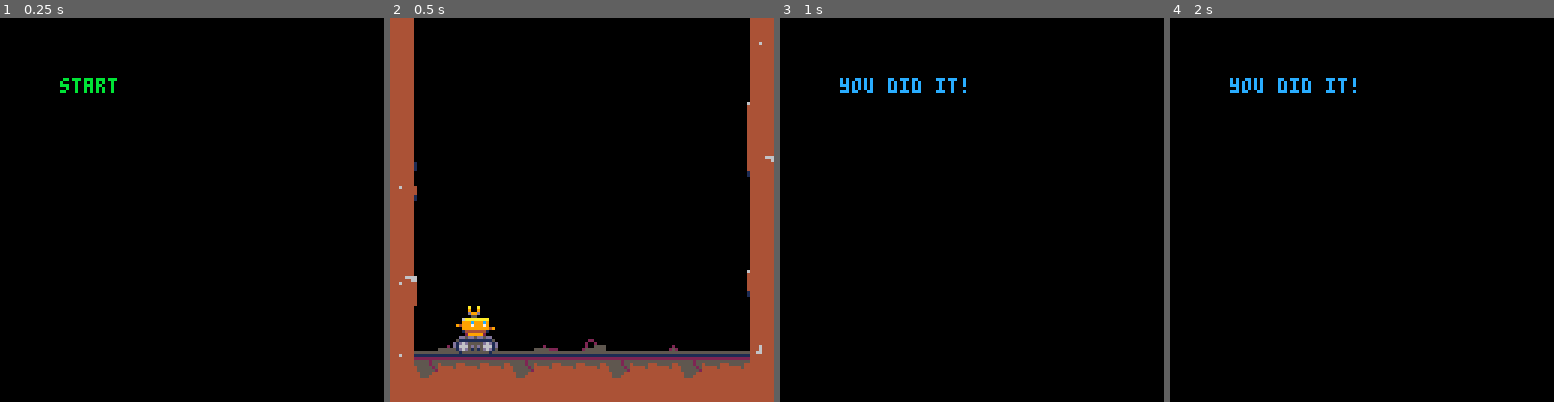
Above: before the commit, frames 1-4 (left to right).
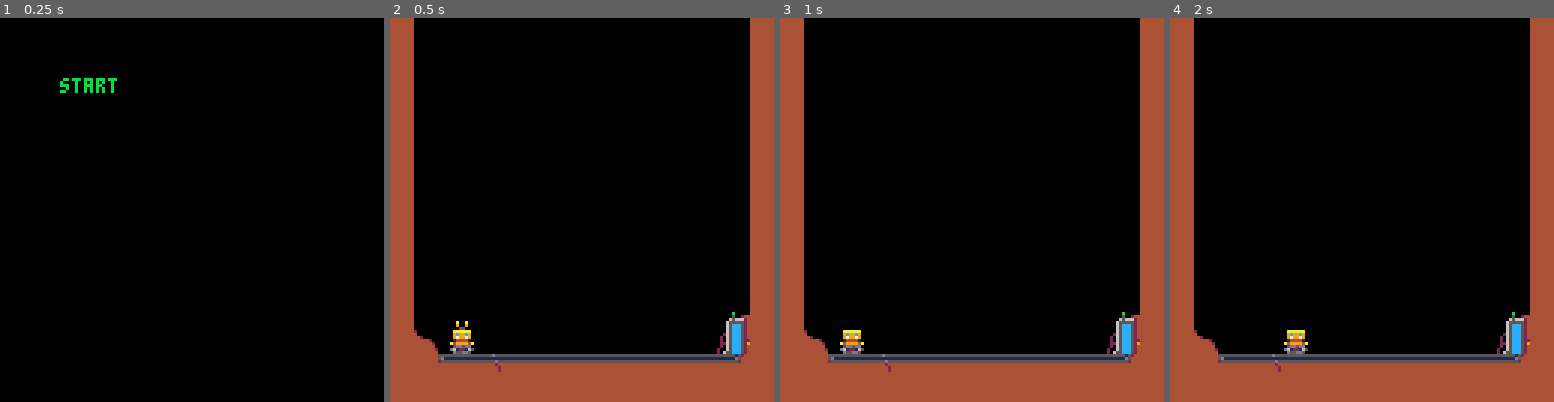
Above: after the commit, the same moments.

Repository: headjump/ld39
Game: PICO-8 cartridge crane.p8
Same seed, same stepped clock (60 frames per second), same inputs: the game is played once before the commit and once after it.
Inputs:
- Up to frame 1 (0.25 s): no input
- Up to frame 2 (0.5 s): tap X (X key) at 0.33 s
- Up to frame 3 (1 s): tap O (Z key) at 0.7 s
- Up to frame 4 (2 s): tap X (X key) at 1.07, 1.85 s; hold Right from 1.6 s (still down); tap O (Z key) at 1.7 s

Frame 1 is identical in both runs. In frame 2, 5.5% of the frame differs, in the area x 2-100%, y 6-94%; in frame 3, 25%, in the area x 0-100%, y 0-100%; in frame 4, 25%.

Commit message:
Add energy-bar, downsize crane, fix entity-creation after scene switch

Diff:
--- a/crane.p8
+++ b/crane.p8
@@ -34,28 +34,33 @@
  }
 end
 function sc_game(level,easy)
- crane={x=20,y=96,layer=3,
-  spd=0,dir=1,
+ local crane={x=20,y=104,layer=3,
+  spd=0,dir=1,shooting=false,
   ani_cnt=0,
   driving=false,
   upd=function(e)
+   if((not e.shooting) and (btnp(4) or btnp(5)))then
+    --shoot
+    e.shooting=true
+   end
    if(btnp(0))then e.dir = -1 end
    if(btnp(1))then e.dir = 1 end
-   e.driving=btn(0) or btn(1)
+   e.driving=(not e.shooting) and (btn(0) or btn(1))
    if(btn(0))then e.spd-=timed(.3)
    elseif(btn(1))then e.spd+=timed(.3)
    else e.spd*=timed_fac(.85) end
    e.spd=in_range(e.spd,-2,2)
    e.x+=e.spd
-   e.x,hit_wall=in_range(e.x,7,127-22)
+   local hit_wall
+   e.x,hit_wall=in_range(e.x,15,127-22)
    if(hit_wall)then e.spd=0 end
-   e.ani_cnt+=1
+   e.ani_cnt+=timed(1)
    if(e.ani_cnt>=90)then e.ani_cnt=1 end
    --parts
    if(e.driving and rnd(1)<=cond(hit_wall,.5,.2))then
     ngn_part(
-     e.x+7,e.y+16,-- x,y
-     -(cond(hit_wall,3,1)+rnd(10)/10)*e.dir,-rnd(2)-cond(hit_wall,1.5,0),-- sx,sy
+     e.x+3,e.y+9,-- x,y
+     -(cond(hit_wall,2,.5)+rnd(10)/10)*e.dir,-rnd(2)-cond(hit_wall,1,0),-- sx,sy
      1.2,14,-- grav,lifetime
      {2,1,1},-- sizes
      {5,1},-- cols
@@ -63,23 +68,50 @@
    end
   end,
   drw=function(e)
-   -- draw bottom
-   spr(cond(e.driving and (flr(e.ani_cnt/5)%2==0), 17, 19),e.x,e.y+8,2,1,e.dir==1)
-   -- draw top
-   spr(cond(flr(e.ani_cnt/20)%2==0, 1, 3),e.x,e.y,2,1,e.dir==1)
+   spr(cond(e.driving and (flr(e.ani_cnt/5)%2==0), 5, 6),e.x,e.y,1,1,e.dir==1)
+   if(e.shooting) then
+   else
+    spr(23,e.x,e.y-8,1,1,e.dir==1)
+   end
   end
  }
- drawmap={
+ local drawmap={
   layer=3,
   drw=function(e) map(0,0,0,0,16,16) end
  }
- ent={drawmap,crane}
+ local energy={
+  layer=3,
+  amount=100.0,
+  ani_cnt=0,
+  upd=function(e)
+   e.amount-=timed(.1)
+   e.amount=in_range(e.amount,0,100.0)
+   e.ani_cnt+=timed(1)
+   if(e.ani_cnt>30) then e.ani_cnt=0 end
+  end,
+  drw=function(e)
+    local bar={14*8+2,12*8+6,3,9}
+    local light={bar[1],bar[2]-4}
+    local nearly_empty=e.amount<=10
+    -- blinking light
+    if(nearly_empty)then
+      rect(light[1],light[2],light[1],light[2],cond(flr(e.ani_cnt/15)%2==0,8,2))
+    else
+      rect(light[1],light[2],light[1],light[2],11)
+    end
+    -- energy bar
+    if(e.amount>0) then rectfill(bar[1],bar[2]+bar[4],bar[1]+bar[3]-1,bar[2]+bar[4]-bar[4]*e.amount/100.0,cond(nearly_empty,8,12)) end
+  end
+ }
+
  return {
-  crane=crane,
+  init=function()
+   ngn_add(drawmap) ngn_add(energy) ngn_add(crane)
+   st.crane=crane
+   st.energy=energy
+  end,
   grav={x=0,y=.12},
-  ent=ent,
   upd=function()
-   if(btnp(4) or btnp(5)) then ngn_scene(sc_finished()) end
   end,
  }
 end
@@ -292,15 +324,17 @@
  return x>=e.x+h[1] and y>=e.y+h[2] and x<=e.x+h[3] and y<=e.y+h[4]
 end
 
+__ngn_scene_switched=false --used to prevent running entity updates for old scene
+
 -- scene hooks
 -- -----------
 -- timescale => 1 = 30fps
--- init() => after new menu has been set (e.g. to add menuitems)
+-- init() => after new menu has been set
 -- out()  => on change to other scene
 -- drw()  => before ent{}.drw
 -- upd()  => before ent{}.upd
 function ngn_scene(new_scene)
- for i=1,5 do menuitem(i) end
+ __ngn_scene_switched = true
  if st then
   if(st.out) st.out()
   local cloned={}
@@ -368,11 +402,12 @@
   add(cloned, e)
  end
  for e in all(cloned) do
-  if(e.upd and not e.__rem) e.upd(e,e.stp)
+  if(e.upd and not e.__rem and not __ngn_scene_switched) e.upd(e,e.stp)
  end
  for e in all(cloned) do
-  if(e.late_upd and not e.__rem) e.late_upd(e,e.stp)
- end
+  if(e.late_upd and not e.__rem and not __ngn_scene_switched) e.late_upd(e,e.stp)
+ end
+ __ngn_scene_switched = false
 end
 
 function ngn_drw()
@@ -512,170 +547,169 @@
 
 
 
-
 __gff__
 0000000000000000000000000000000000000000000000000000000000000000000000000000000000000000000000000000000000000000000000000000000000000000000000000000000000000000000000000000000000000000000000000000000000000000000000000000000000000000000000000000000000000000
 0000000000000000000000000000000000000000000000000000000000000000000000000000000000000000000000000000000000000000000000000000000000000000000000000000000000000000000000000000000000000000000000000000000000000000000000000000000000000000000000000000000000000000
 __map__
-2900000000000000000000000000002900000000000000000000000000000000000000000000000000000000000000000000000000000000000000000000000000000000000000000000000000000000000000000000000000000000000000000000000000000000000000000000000000000000000000000000000000000000
-2900000000000000000000000000000900000000000000000000000000000000000000000000000000000000000000000000000000000000000000000000000000000000000000000000000000000000000000000000000000000000000000000000000000000000000000000000000000000000000000000000000000000000
-2900000000000000000000000000002900000000000000000000000000000000000000000000000000000000000000000000000000000000000000000000000000000000000000000000000000000000000000000000000000000000000000000000000000000000000000000000000000000000000000000000000000000000
-29000000000000000000000000001b2900000000000000000000000000000000000000000000000000000000000000000000000000000000000000000000000000000000000000000000000000000000000000000000000000000000000000000000000000000000000000000000000000000000000000000000000000000000
-29000000000000000000000000002b2900000000000000000000000000000000000000000000000000000000000000000000000000000000000000000000000000000000000000000000000000000000000000000000000000000000000000000000000000000000000000000000000000000000000000000000000000000000
-29000000000000000000000000002b1900000000000000000000000000000000000000000000000000000000000000000000000000000000000000000000000000000000000000000000000000000000000000000000000000000000000000000000000000000000000000000000000000000000000000000000000000000000
-293a0000000000000000000000000b2900000000000000000000000000000000000000000000000000000000000000000000000000000000000000000000000000000000000000000000000000000000000000000000000000000000000000000000000000000000000000000000000000000000000000000000000000000000
-090a000000000000000000000000002900000000000000000000000000000000000000000000000000000000000000000000000000000000000000000000000000000000000000000000000000000000000000000000000000000000000000000000000000000000000000000000000000000000000000000000000000000000
-2900000000000000000000000000002900000000000000000000000000000000000000000000000000000000000000000000000000000000000000000000000000000000000000000000000000000000000000000000000000000000000000000000000000000000000000000000000000000000000000000000000000000000
-2900000000000000000000000000002900000000000000000000000000000000000000000000000000000000000000000000000000000000000000000000000000000000000000000000000000000000000000000000000000000000000000000000000000000000000000000000000000000000000000000000000000000000
-191a0000000000000000000000001b2900000000000000000000000000000000000000000000000000000000000000000000000000000000000000000000000000000000000000000000000000000000000000000000000000000000000000000000000000000000000000000000000000000000000000000000000000000000
-092a0000000000000000000000000b2900000000000000000000000000000000000000000000000000000000000000000000000000000000000000000000000000000000000000000000000000000000000000000000000000000000000000000000000000000000000000000000000000000000000000000000000000000000
-2900000000000000000000000000002900000000000000000000000000000000000000000000000000000000000000000000000000000000000000000000000000000000000000000000000000000000000000000000000000000000000000000000000000000000000000000000000000000000000000000000000000000000
-2926232626262326242626252626263900000000000000000000000000000000000000000000000000000000000000000000000000000000000000000000000000000000000000000000000000000000000000000000000000000000000000000000000000000000000000000000000000000000000000000000000000000000
-0921222222212222222122222122222900000000000000000000000000000000000000000000000000000000000000000000000000000000000000000000000000000000000000000000000000000000000000000000000000000000000000000000000000000000000000000000000000000000000000000000000000000000
-2931313131313131313131313131313100000000000000000000000000000000000000000000000000000000000000000000000000000000000000000000000000000000000000000000000000000000000000000000000000000000000000000000000000000000000000000000000000000000000000000000000000000000
-0000000000000000000000000000000000000000000000000000000000000000000000000000000000000000000000000000000000000000000000000000000000000000000000000000000000000000000000000000000000000000000000000000000000000000000000000000000000000000000000000000000000000000
-0000000000000000000000000000000000000000000000000000000000000000000000000000000000000000000000000000000000000000000000000000000000000000000000000000000000000000000000000000000000000000000000000000000000000000000000000000000000000000000000000000000000000000
-0000000000000000000000000000000000000000000000000000000000000000000000000000000000000000000000000000000000000000000000000000000000000000000000000000000000000000000000000000000000000000000000000000000000000000000000000000000000000000000000000000000000000000
-0000000000000000000000000000000000000000000000000000000000000000000000000000000000000000000000000000000000000000000000000000000000000000000000000000000000000000000000000000000000000000000000000000000000000000000000000000000000000000000000000000000000000000
-0000000000000000000000000000000000000000000000000000000000000000000000000000000000000000000000000000000000000000000000000000000000000000000000000000000000000000000000000000000000000000000000000000000000000000000000000000000000000000000000000000000000000000
-0000000000000000000000000000000000000000000000000000000000000000000000000000000000000000000000000000000000000000000000000000000000000000000000000000000000000000000000000000000000000000000000000000000000000000000000000000000000000000000000000000000000000000
-0000000000000000000000000000000000000000000000000000000000000000000000000000000000000000000000000000000000000000000000000000000000000000000000000000000000000000000000000000000000000000000000000000000000000000000000000000000000000000000000000000000000000000
-0000000000000000000000000000000000000000000000000000000000000000000000000000000000000000000000000000000000000000000000000000000000000000000000000000000000000000000000000000000000000000000000000000000000000000000000000000000000000000000000000000000000000000
-0000000000000000000000000000000000000000000000000000000000000000000000000000000000000000000000000000000000000000000000000000000000000000000000000000000000000000000000000000000000000000000000000000000000000000000000000000000000000000000000000000000000000000
-0000000000000000000000000000000000000000000000000000000000000000000000000000000000000000000000000000000000000000000000000000000000000000000000000000000000000000000000000000000000000000000000000000000000000000000000000000000000000000000000000000000000000000
-0000000000000000000000000000000000000000000000000000000000000000000000000000000000000000000000000000000000000000000000000000000000000000000000000000000000000000000000000000000000000000000000000000000000000000000000000000000000000000000000000000000000000000
-0000000000000000000000000000000000000000000000000000000000000000000000000000000000000000000000000000000000000000000000000000000000000000000000000000000000000000000000000000000000000000000000000000000000000000000000000000000000000000000000000000000000000000
-0000000000000000000000000000000000000000000000000000000000000000000000000000000000000000000000000000000000000000000000000000000000000000000000000000000000000000000000000000000000000000000000000000000000000000000000000000000000000000000000000000000000000000
-0000000000000000000000000000000000000000000000000000000000000000000000000000000000000000000000000000000000000000000000000000000000000000000000000000000000000000000000000000000000000000000000000000000000000000000000000000000000000000000000000000000000000000
-0000000000000000000000000000000000000000000000000000000000000000000000000000000000000000000000000000000000000000000000000000000000000000000000000000000000000000000000000000000000000000000000000000000000000000000000000000000000000000000000000000000000000000
-0000000000000000000000000000000000000000000000000000000000000000000000000000000000000000000000000000000000000000000000000000000000000000000000000000000000000000000000000000000000000000000000000000000000000000000000000000000000000000000000000000000000000000
-…(130 lines of a section not shown)…
+2100000000000000000000000000002100000000000000000000000000000000000000000000000000000000000000000000000000000000000000000000000000000000000000000000000000000000000000000000000000000000000000000000000000000000000000000000000000000000000000000000000000000000
+2100000000000000000000000000002100000000000000000000000000000000000000000000000000000000000000000000000000000000000000000000000000000000000000000000000000000000000000000000000000000000000000000000000000000000000000000000000000000000000000000000000000000000
+2100000000000000000000000000002100000000000000000000000000000000000000000000000000000000000000000000000000000000000000000000000000000000000000000000000000000000000000000000000000000000000000000000000000000000000000000000000000000000000000000000000000000000
+2100000000000000000000000000002100000000000000000000000000000000000000000000000000000000000000000000000000000000000000000000000000000000000000000000000000000000000000000000000000000000000000000000000000000000000000000000000000000000000000000000000000000000
+2100000000000000000000000000002100000000000000000000000000000000000000000000000000000000000000000000000000000000000000000000000000000000000000000000000000000000000000000000000000000000000000000000000000000000000000000000000000000000000000000000000000000000
+2100000000000000000000000000002100000000000000000000000000000000000000000000000000000000000000000000000000000000000000000000000000000000000000000000000000000000000000000000000000000000000000000000000000000000000000000000000000000000000000000000000000000000
+2100000000000000000000000000002100000000000000000000000000000000000000000000000000000000000000000000000000000000000000000000000000000000000000000000000000000000000000000000000000000000000000000000000000000000000000000000000000000000000000000000000000000000
+2100000000000000000000000000002100000000000000000000000000000000000000000000000000000000000000000000000000000000000000000000000000000000000000000000000000000000000000000000000000000000000000000000000000000000000000000000000000000000000000000000000000000000
+2100000000000000000000000000002100000000000000000000000000000000000000000000000000000000000000000000000000000000000000000000000000000000000000000000000000000000000000000000000000000000000000000000000000000000000000000000000000000000000000000000000000000000
+2100000000000000000000000000002100000000000000000000000000000000000000000000000000000000000000000000000000000000000000000000000000000000000000000000000000000000000000000000000000000000000000000000000000000000000000000000000000000000000000000000000000000000
+2100000000000000000000000000002100000000000000000000000000000000000000000000000000000000000000000000000000000000000000000000000000000000000000000000000000000000000000000000000000000000000000000000000000000000000000000000000000000000000000000000000000000000
+2100000000000000000000000000002100000000000000000000000000000000000000000000000000000000000000000000000000000000000000000000000000000000000000000000000000000000000000000000000000000000000000000000000000000000000000000000000000000000000000000000000000000000
+21000000000000000000000000000a2100000000000000000000000000000000000000000000000000000000000000000000000000000000000000000000000000000000000000000000000000000000000000000000000000000000000000000000000000000000000000000000000000000000000000000000000000000000
+21090000000000000000000000191a3900000000000000000000000000000000000000000000000000000000000000000000000000000000000000000000000000000000000000000000000000000000000000000000000000000000000000000000000000000000000000000000000000000000000000000000000000000000
+21212423252323232323232323232a2100000000000000000000000000000000000000000000000000000000000000000000000000000000000000000000000000000000000000000000000000000000000000000000000000000000000000000000000000000000000000000000000000000000000000000000000000000000
+2121212121212121212121212121212100000000000000000000000000000000000000000000000000000000000000000000000000000000000000000000000000000000000000000000000000000000000000000000000000000000000000000000000000000000000000000000000000000000000000000000000000000000
+0000000000000000000000000000000000000000000000000000000000000000000000000000000000000000000000000000000000000000000000000000000000000000000000000000000000000000000000000000000000000000000000000000000000000000000000000000000000000000000000000000000000000000
+0000000000000000000000000000000000000000000000000000000000000000000000000000000000000000000000000000000000000000000000000000000000000000000000000000000000000000000000000000000000000000000000000000000000000000000000000000000000000000000000000000000000000000
+0000000000000000000000000000000000000000000000000000000000000000000000000000000000000000000000000000000000000000000000000000000000000000000000000000000000000000000000000000000000000000000000000000000000000000000000000000000000000000000000000000000000000000
+0000000000000000000000000000000000000000000000000000000000000000000000000000000000000000000000000000000000000000000000000000000000000000000000000000000000000000000000000000000000000000000000000000000000000000000000000000000000000000000000000000000000000000
+0000000000000000000000000000000000000000000000000000000000000000000000000000000000000000000000000000000000000000000000000000000000000000000000000000000000000000000000000000000000000000000000000000000000000000000000000000000000000000000000000000000000000000
+0000000000000000000000000000000000000000000000000000000000000000000000000000000000000000000000000000000000000000000000000000000000000000000000000000000000000000000000000000000000000000000000000000000000000000000000000000000000000000000000000000000000000000
+0000000000000000000000000000000000000000000000000000000000000000000000000000000000000000000000000000000000000000000000000000000000000000000000000000000000000000000000000000000000000000000000000000000000000000000000000000000000000000000000000000000000000000
+0000000000000000000000000000000000000000000000000000000000000000000000000000000000000000000000000000000000000000000000000000000000000000000000000000000000000000000000000000000000000000000000000000000000000000000000000000000000000000000000000000000000000000
+0000000000000000000000000000000000000000000000000000000000000000000000000000000000000000000000000000000000000000000000000000000000000000000000000000000000000000000000000000000000000000000000000000000000000000000000000000000000000000000000000000000000000000
+0000000000000000000000000000000000000000000000000000000000000000000000000000000000000000000000000000000000000000000000000000000000000000000000000000000000000000000000000000000000000000000000000000000000000000000000000000000000000000000000000000000000000000
+0000000000000000000000000000000000000000000000000000000000000000000000000000000000000000000000000000000000000000000000000000000000000000000000000000000000000000000000000000000000000000000000000000000000000000000000000000000000000000000000000000000000000000
+0000000000000000000000000000000000000000000000000000000000000000000000000000000000000000000000000000000000000000000000000000000000000000000000000000000000000000000000000000000000000000000000000000000000000000000000000000000000000000000000000000000000000000
+0000000000000000000000000000000000000000000000000000000000000000000000000000000000000000000000000000000000000000000000000000000000000000000000000000000000000000000000000000000000000000000000000000000000000000000000000000000000000000000000000000000000000000
+0000000000000000000000000000000000000000000000000000000000000000000000000000000000000000000000000000000000000000000000000000000000000000000000000000000000000000000000000000000000000000000000000000000000000000000000000000000000000000000000000000000000000000
+0000000000000000000000000000000000000000000000000000000000000000000000000000000000000000000000000000000000000000000000000000000000000000000000000000000000000000000000000000000000000000000000000000000000000000000000000000000000000000000000000000000000000000
+0000000000000000000000000000000000000000000000000000000000000000000000000000000000000000000000000000000000000000000000000000000000000000000000000000000000000000000000000000000000000000000000000000000000000000000000000000000000000000000000000000000000000000
+…(130 lines of a section not shown)…
Not shown, changed: 41 lines of the sprite sheet (__gfx__) section of crane.p8
